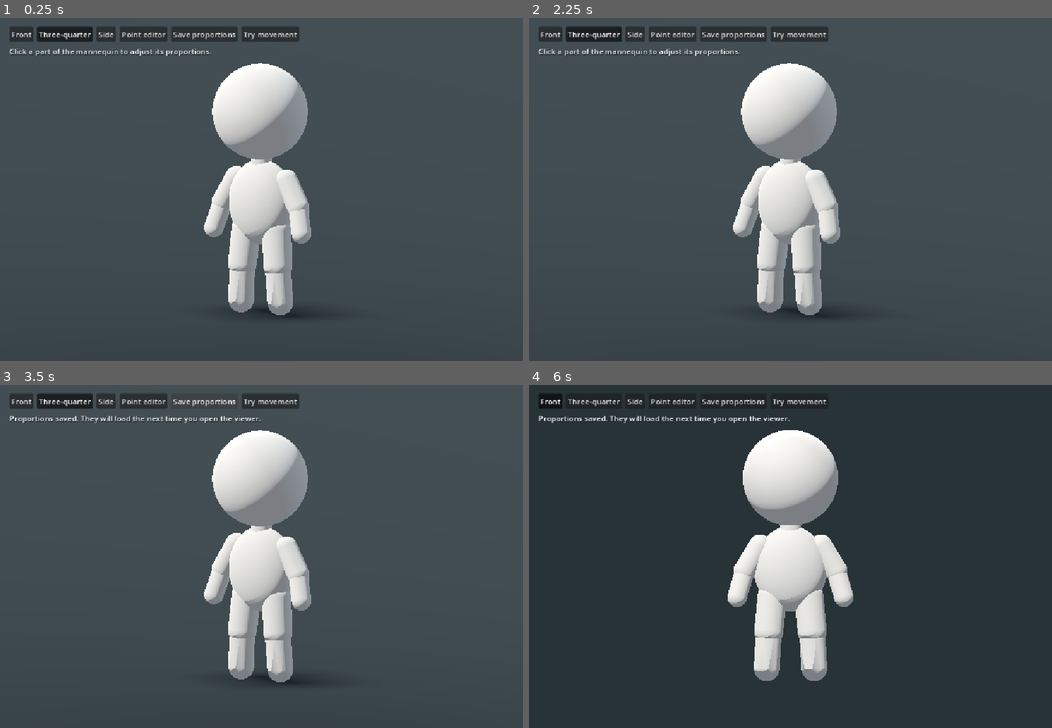
Above: before the commit, frames 1-4 (two rows, left to right).
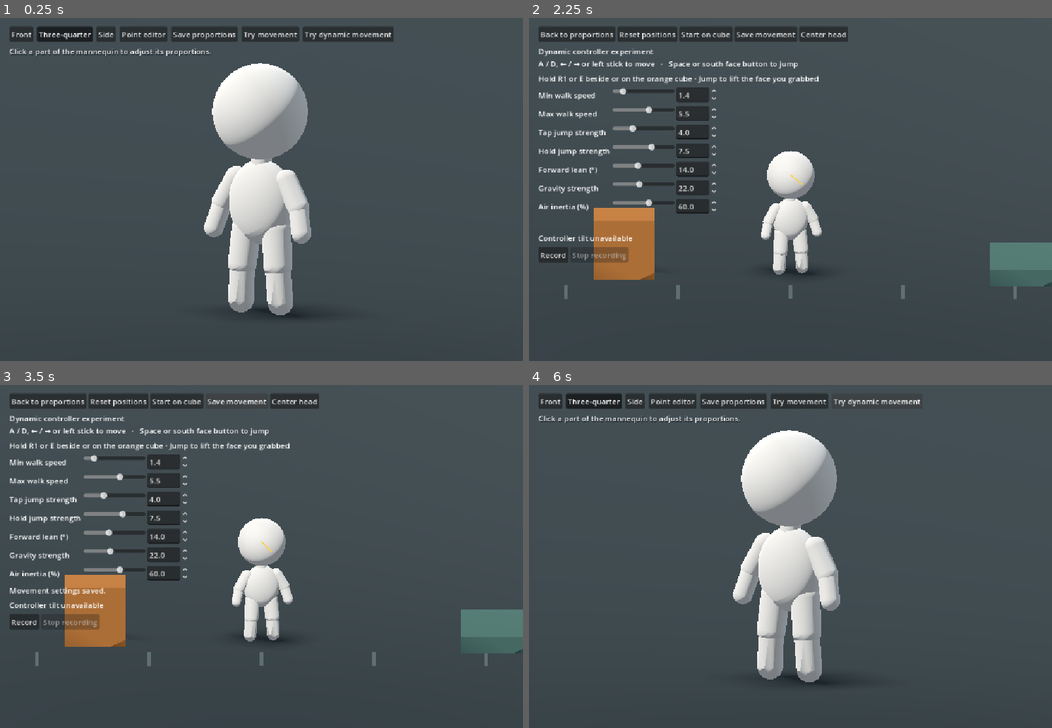
Above: after the commit, the same moments.

Repository: mdlvr1w/creation-game
Game: Godot game, scene res://game/mannequin_view.tscn
Same seed, same stepped clock (60 frames per second), same inputs: the game is played once before the commit and once after it.
Inputs (mouse positions are in pixels of both pictures, inside the frame that each line leads up to):
- Up to frame 1 (0.25 s): no input
- Up to frame 2 (2.25 s): click "Try movement" at 0.5 s; click "Back to proportions" at 1.25 s; click (879, 35) at 2 s, where only the run after the commit has a clickable "Try dynamic movement"
- Up to frame 3 (3.5 s): click (235, 402) at 2.75 s, where only the run after the commit has a clickable "Save movement"
- Up to frame 4 (6 s): click (555, 621) at 3.5 s, where only the run after the commit has a clickable "Record"; click (706, 402) at 4.25 s, where only the run after the commit has a clickable "Start on cube"; click (706, 402) at 5 s, where only the run after the commit has a clickable "Start on cube"; click (549, 402) at 5.75 s, where only the run before the commit has a clickable "Front"

The runs differ from the first frame. In frame 1, 0.7% of the frame differs, in the area x 57-76%, y 2-7%; in frame 2, 19%; in frame 3, 19%; in frame 4, 57%, in the area x 0-100%, y 0-87%.

Commit message:
Prototype a force-limited dynamic character controller

Diff:
--- /dev/null
+++ b/game/dynamic_mannequin_controller.gd
@@ -0,0 +1,257 @@
+extends RigidBody3D
+## The experimental body drives toward an intention with finite strength.
+## Contacts and the temporary two-body grip determine the resulting motion.
+
+const Motion := preload("res://game/figurine_motion.gd")
+const Settings := preload("res://game/movement_settings.gd")
+const GrabCube := preload("res://game/grabbable_cube.gd")
+
+const REACH := 0.85
+const GRIP_FREQUENCY := 13.0
+const GRIP_STRENGTH := 185.0
+
+@export var drive_strength := 145.0
+@export var drive_response := 0.12
+@export var braking_response := 0.09
+
+var motion := Motion.new()
+var settings := Settings.new()
+
+var direction := 0.0
+var jump_held := false
+var jump_requested := false
+var jump_was_held := false
+var can_cut_jump := false
+var floor_normal := Vector3.ZERO
+var support_velocity := Vector3.ZERO
+var support_body: PhysicsBody3D
+var support_position := Vector3.ZERO
+var support_relative_y := 0.0
+
+var held_cube: GrabCube
+var grip_anchor := Vector3.ZERO
+var player_anchor := Vector3.ZERO
+var grip_from_above := false
+var last_drive_speed := 0.0
+var last_grip_force := Vector3.ZERO
+var last_shared_support := false
+var last_drive_impulse := Vector3.ZERO
+var last_takeoff_impulse := Vector3.ZERO
+var last_simulated_input := Vector2.ZERO
+
+var velocity: Vector3:
+	get:
+		return linear_velocity
+
+
+func _ready() -> void:
+	mass = 6.0
+	lock_rotation = true
+	axis_lock_linear_z = true
+	can_sleep = false
+	continuous_cd = true
+	collision_mask = 3
+	max_contacts_reported = 12
+	linear_damp_mode = RigidBody3D.DAMP_MODE_REPLACE
+	linear_damp = 0.0
+
+	physics_material_override = PhysicsMaterial.new()
+	physics_material_override.friction = 0.12
+	var collider := CollisionShape3D.new()
+	var capsule := CapsuleShape3D.new()
+	capsule.radius = 0.35
+	capsule.height = 2.45
+	collider.shape = capsule
+	collider.position.y = capsule.height * 0.5
+	add_child(collider)
+	add_child(motion)
+
+
+func step(delta: float, move_intent: float, jump_down: bool, jump_pressed := false) -> void:
+	direction = move_intent
+	jump_requested = jump_requested or jump_pressed or (jump_down and not jump_was_held)
+	jump_was_held = jump_down
+	jump_held = jump_down
+	var world_gravity := float(ProjectSettings.get_setting("physics/3d/default_gravity"))
+	gravity_scale = settings.values.gravity / world_gravity
+	var visual_velocity := linear_velocity
+	if is_on_floor():
+		visual_velocity.x -= support_velocity.x
+	motion.animate(delta, visual_velocity, is_on_floor(), settings.values.max_speed, settings.values.lean_degrees, direction)
+
+
+func _integrate_forces(state: PhysicsDirectBodyState3D) -> void:
+	read_support(state)
+	last_simulated_input = Vector2(direction, float(jump_requested))
+	apply_drive(state)
+	last_takeoff_impulse = Vector3.ZERO
+	if jump_requested and support_body != null and support_relative_y < 0.8:
+		takeoff(state)
+		can_cut_jump = jump_held
+	elif can_cut_jump and not jump_held and state.linear_velocity.y > settings.values.min_jump:
+		var cut: float = settings.values.min_jump - state.linear_velocity.y
+		state.apply_central_impulse(Vector3.UP * cut * mass)
+		can_cut_jump = false
+	elif not jump_held or state.linear_velocity.y <= 0.0:
+		can_cut_jump = false
+	jump_requested = false
+
+	last_grip_force = Vector3.ZERO
+	last_shared_support = held_cube != null and held_cube == support_body
+	if held_cube != null:
+		apply_grip(state)
+
+
+func read_support(state: PhysicsDirectBodyState3D) -> void:
+	support_body = null
+	floor_normal = Vector3.ZERO
+	support_velocity = Vector3.ZERO
+	support_relative_y = 0.0
+	var best_normal := 0.70
+	for index in state.get_contact_count():
+		var normal := state.get_contact_local_normal(index)
+		if normal.y <= best_normal:
+			continue
+		var local_point := state.get_contact_local_position(index)
+		if local_point.y > state.transform.origin.y + 0.4:
+			continue
+		var collider := state.get_contact_collider_object(index) as PhysicsBody3D
+		if collider == null:
+			continue
+		best_normal = normal.y
+		support_body = collider
+		floor_normal = normal
+		support_position = state.get_contact_collider_position(index)
+		support_velocity = state.get_contact_collider_velocity_at_position(index)
+		support_relative_y = state.linear_velocity.y - support_velocity.y
+
+
+func apply_drive(state: PhysicsDirectBodyState3D) -> void:
+	var tuning := settings.values
+	last_drive_speed = signf(direction) * lerpf(tuning.min_speed, tuning.max_speed, absf(direction))
+	var drive_budget := drive_strength
+	var response := braking_response if is_zero_approx(direction) else drive_response
+	if support_body is RigidBody3D:
+		# Dynamic footing has less traction than solid ground and can give way.
+		drive_budget *= 0.40
+		response *= 1.6
+	elif not is_on_floor():
+		var drag_floor := 0.0 if is_zero_approx(direction) else 0.15
+		drive_budget *= lerpf(1.0, drag_floor, tuning.air_inertia / 100.0)
+
+	var difference := last_drive_speed - (state.linear_velocity.x - support_velocity.x)
+	var impulse := clampf(difference * mass * state.step / response, -drive_budget * state.step, drive_budget * state.step)
+	last_drive_impulse = Vector3(impulse, 0, 0)
+	state.apply_central_impulse(last_drive_impulse)
+	# Traction against a movable support exchanges momentum at the foot contact.
+	if support_body is RigidBody3D:
+		support_body.apply_impulse(-last_drive_impulse, support_position - support_body.global_position)
+
+
+func takeoff(state: PhysicsDirectBodyState3D) -> void:
+	var launch_speed: float = settings.values.max_jump if jump_held else settings.values.min_jump
+	var effective_mass := mass
+	if support_body is RigidBody3D and not support_body.freeze:
+		effective_mass = 1.0 / (state.inverse_mass + 1.0 / support_body.mass)
+	var impulse := Vector3.UP * (maxf(0.0, launch_speed - support_relative_y) * effective_mass)
+	last_takeoff_impulse = impulse
+	state.apply_central_impulse(impulse)
+	if support_body is RigidBody3D:
+		support_body.apply_impulse(-impulse, support_position - support_body.global_position)
+
+
+func apply_grip(state: PhysicsDirectBodyState3D) -> void:
+	var cube_offset := held_cube.global_basis * grip_anchor
+	var cube_point := held_cube.global_position + cube_offset
+	var cube_speed := held_cube.linear_velocity + held_cube.angular_velocity.cross(cube_offset)
+	var gap := state.transform.origin + player_anchor - cube_point
+	var drift := state.linear_velocity - cube_speed
+	# Equal and opposite impulses at a persistent surface point. Rotation stays free.
+	var reduced_mass := 1.0 / (state.inverse_mass + 1.0 / held_cube.mass)
+	var impulse := (gap * GRIP_FREQUENCY + drift) * reduced_mass * (1.0 - exp(-state.step * GRIP_FREQUENCY))
+	impulse.z = 0.0
+	impulse = impulse.limit_length(GRIP_STRENGTH * state.step)
+	held_cube.apply_impulse(impulse, cube_offset)
+	state.apply_central_impulse(-impulse)
+	last_grip_force = impulse / state.step
+
+
+func update_grip(cube: GrabCube, held: bool) -> void:
+	if not held:
+		held_cube = null
+		grip_from_above = false
+		motion.grip_cube = null
+		return
+	if held_cube != null:
+		return
+	var from_above := support_body == cube
+	var height := 0.16 if from_above else 1.22
+	var reach_origin := cube.to_local(global_position + Vector3.UP * height)
+	var best_distance := REACH
+	var best_normal := Vector3.ZERO
+	var best_point := Vector3.ZERO
+	var half := GrabCube.HALF_SIZE
+	for normal: Vector3 in [Vector3.LEFT, Vector3.RIGHT, Vector3.UP, Vector3.DOWN]:
+		if reach_origin.dot(normal) < half - 0.15:
+			continue
+		var tangent := Vector3(-normal.y, normal.x, 0)
+		var along := clampf(reach_origin.dot(tangent), -half + 0.13, half - 0.13)
+		var point := normal * half + tangent * along
+		var distance := reach_origin.distance_to(point)
+		if distance < best_distance:
+			best_distance = distance
+			best_point = point
+			best_normal = normal
+	if best_normal.is_zero_approx():
+		return
+
+	held_cube = cube
+	grip_anchor = best_point
+	player_anchor = cube.to_global(best_point) - global_position
+	grip_from_above = from_above
+	var side := signf(player_anchor.x)
+	if is_zero_approx(side):
+		side = motion.facing
+	motion.grip_cube = cube
+	motion.grip_anchor = best_point
+	motion.grip_normal = best_normal
+	motion.grip_side = side
+	motion.grip_start_yaw = motion.rotation.y
+	motion.grip_lateral = Vector3.BACK * -side
+	if from_above:
+		var lateral := cube.global_basis.inverse() * motion.global_basis.x
+		motion.grip_lateral = (lateral - best_normal * lateral.dot(best_normal)).normalized()
+
+
+func is_on_floor() -> bool:
+	return is_instance_valid(support_body)
+
+
+func get_floor_normal() -> Vector3:
+	return floor_normal
+
+
+func get_platform_velocity() -> Vector3:
+	return support_velocity
+
+
+func get_real_velocity() -> Vector3:
+	return linear_velocity
+
+
+func reset() -> void:
+	update_grip(null, false)
+	motion.reach_cube = null
+	motion.grip_blend = 0.0
+	motion.reach_lowering = 0.0
+	motion.reach_pitch = 0.0
+	support_body = null
+	support_velocity = Vector3.ZERO
+	floor_normal = Vector3.ZERO
+	direction = 0.0
+	jump_requested = false
+	can_cut_jump = false
+	position = Vector3(0, 0.02, 0)
+	linear_velocity = Vector3.ZERO
+	angular_velocity = Vector3.ZERO
+	reset_physics_interpolation()
--- a/game/mannequin_view.gd
+++ b/game/mannequin_view.gd
@@ -76,13 +76,14 @@
 	var play := Button.new()
 	play.text = "Try movement"
 	play.custom_minimum_size.y = 32
-	play.pressed.connect(func():
-		var tree := get_tree()
-		tree.set_meta("preview_proportions", figurine.encode_proportions())
-		if tree.change_scene_to_file("res://game/movement_preview.tscn") != OK:
-			tree.remove_meta("preview_proportions")
-	)
+	play.pressed.connect(open_movement.bind(false))
 	toolbar.add_child(play)
+
+	var dynamic := Button.new()
+	dynamic.text = "Try dynamic movement"
+	dynamic.custom_minimum_size.y = 32
+	dynamic.pressed.connect(open_movement.bind(true))
+	toolbar.add_child(dynamic)
 
 	status.position = Vector2(20, 58)
 	status.text = "Click a part of the mannequin to adjust its proportions."
@@ -91,6 +92,15 @@
 	interface.add_child(status)
 	interface.add_child(limb_controls)
 	limb_controls.factor_changed.connect(set_limb_factor)
+
+
+func open_movement(use_dynamic: bool) -> void:
+	var tree := get_tree()
+	tree.set_meta("preview_proportions", figurine.encode_proportions())
+	tree.set_meta("preview_dynamic", use_dynamic)
+	if tree.change_scene_to_file("res://game/movement_preview.tscn") != OK:
+		tree.remove_meta("preview_proportions")
+		tree.remove_meta("preview_dynamic")
 
 
 func _unhandled_input(event: InputEvent) -> void:
--- a/game/movement_preview.gd
+++ b/game/movement_preview.gd
@@ -4,6 +4,7 @@
 const Mannequin := preload("res://game/mannequin.gd")
 const GrabCube := preload("res://game/grabbable_cube.gd")
 const HeadLook := preload("res://game/controller_head_look.gd")
+const DynamicController := preload("res://game/dynamic_mannequin_controller.gd")
 const Controller := preload("res://game/mannequin_controller.gd")
 const Settings := preload("res://game/movement_settings.gd")
 const TUNING_LABELS := {
@@ -21,7 +22,10 @@
 }
 const Stage := preload("res://game/mannequin_stage.gd")
 
-var player := Controller.new()
+const DYNAMIC_SETTINGS_FILE := "user://mannequin-movement-dynamic.json"
+
+var use_dynamic_controller := false
+var player
 var cube := GrabCube.new()
 var camera := Camera3D.new()
 var proportions := ""
@@ -38,6 +42,11 @@
 
 
 func _ready() -> void:
+	var tree := get_tree()
+	if tree.has_meta("preview_dynamic"):
+		use_dynamic_controller = tree.get_meta("preview_dynamic")
+		tree.remove_meta("preview_dynamic")
+	player = DynamicController.new() if use_dynamic_controller else Controller.new()
 	add_child(Stage.new())
 	add_platform(Vector3(0, -0.5, 0), Vector3(180, 1, 16), Color("#404b51"), false)
 	add_platform(Vector3(-9.5, 0.14, 0), Vector3(2.25, 0.28, 2.6), Color("#587e79"), true)
@@ -53,12 +62,12 @@
 	add_child(head_look)
 	add_child(recorder)
 	player.reset()
-	if FileAccess.file_exists(Settings.LOCAL_FILE) and not player.settings.load_from():
+	var tuning_file := DYNAMIC_SETTINGS_FILE if use_dynamic_controller and FileAccess.file_exists(DYNAMIC_SETTINGS_FILE) else Settings.LOCAL_FILE
+	if FileAccess.file_exists(tuning_file) and not player.settings.load_from(tuning_file):
 		tuning_status.text = "Could not load saved movement settings."
 	var visual := Mannequin.new()
 	# Bind after the visual is ready so the pose uses the current proportions.
 	player.motion.add_child(visual)
-	var tree := get_tree()
 	proportions = tree.get_meta("preview_proportions", FileAccess.get_file_as_string(Mannequin.WORKING_PROPORTIONS))
 	if tree.has_meta("preview_proportions"):
 		tree.remove_meta("preview_proportions")
@@ -166,7 +175,7 @@
 
 func update_camera() -> void:
 	# Follow the same rendered position as the mannequin to keep it steady in the frame.
-	var focus_x := player.get_global_transform_interpolated().origin.x
+	var focus_x: float = player.get_global_transform_interpolated().origin.x
 	camera.position = Vector3(focus_x, 4.2, 10.0)
 	camera.look_at(Vector3(focus_x, 1.9, 0))
 
@@ -220,6 +229,8 @@
 	add_button(buttons, "Center head", head_look.recenter)
 	var hint := Label.new()
 	hint.text = "A / D, ← / → or left stick to move   ·   Space or south face button to jump"
+	if use_dynamic_controller:
+		hint.text = "Dynamic controller experiment\n" + hint.text
 	panel.add_child(hint)
 	var grab_hint := Label.new()
 	grab_hint.text = "Hold R1 or E beside or on the orange cube · Jump to lift the face you grabbed"
@@ -245,6 +256,8 @@
 		"schema": 1,
 		"build": build_revision,
 		"engine": Engine.get_version_info().string,
+		"physics_backend_setting": ProjectSettings.get_setting("physics/3d/physics_engine"),
+		"controller": "dynamic" if use_dynamic_controller else "reference",
 		"physics_hz": Engine.physics_ticks_per_second,
 		"movement": player.settings.values,
 		"proportions": JSON.parse_string(proportions),
@@ -259,8 +272,9 @@
 
 
 func record_physics(delta: float, direction: float, raw_stick: float, jump_held: bool, grab_held: bool) -> void:
-	var motion := player.motion
+	var motion: Node3D = player.motion
 	var head: MeshInstance3D = motion.model.head
+	var dynamic := player as DynamicController
 	recorder.log_event("physics", {
 		"dt": delta,
 		"input": {
@@ -274,6 +288,11 @@
 			"support_velocity": vector_values(player.get_platform_velocity()),
 			"body_yaw": motion.rotation.y, "head_forward": vector_values(head.global_basis.z.normalized()),
 			"reach_lowering": motion.reach_lowering, "reach_pitch": motion.reach_pitch,
+			"support_body": support_name(dynamic),
+			"drive_impulse": vector_values(dynamic.last_drive_impulse) if dynamic != null else null,
+			"takeoff_impulse": vector_values(dynamic.last_takeoff_impulse) if dynamic != null else null,
+			"simulated_move": dynamic.last_simulated_input.x if dynamic != null else null,
+			"simulated_jump_request": bool(dynamic.last_simulated_input.y) if dynamic != null else null,
 		},
 		"cube": {
 			"position": vector_values(cube.global_position), "velocity": vector_values(cube.linear_velocity),
@@ -286,6 +305,12 @@
 			"anchor_world": vector_values(cube.to_global(player.grip_anchor)) if player.held_cube != null else null,
 		},
 	})
+
+
+func support_name(dynamic: DynamicController) -> String:
+	if dynamic == null or dynamic.support_body == null:
+		return ""
+	return "cube" if dynamic.support_body == cube else "terrain"
 
 
 func vector_values(value: Vector3) -> Array[float]:
@@ -349,7 +374,8 @@
 
 
 func save_movement() -> void:
-	tuning_status.text = "Movement settings saved." if player.settings.save_to() else "Could not save movement settings."
+	var path := DYNAMIC_SETTINGS_FILE if use_dynamic_controller else Settings.LOCAL_FILE
+	tuning_status.text = "Movement settings saved." if player.settings.save_to(path) else "Could not save movement settings."
 
 
 func return_to_viewer() -> void:
--- /dev/null
+++ b/tests/dynamic_movement_test.gd
@@ -0,0 +1,140 @@
+extends SceneTree
+
+const Preview := preload("res://game/movement_preview.tscn")
+const Settings := preload("res://game/movement_settings.gd")
+const DT := 1.0 / 60.0
+
+var failures := 0
+var preview: Node3D
+
+
+func _initialize() -> void:
+	run.call_deferred()
+
+
+func run() -> void:
+	preview = Preview.instantiate()
+	preview.use_dynamic_controller = true
+	root.add_child(preview)
+	preview.set_physics_process(false)
+	var player = preview.player
+	var cube = preview.cube
+	player.settings = Settings.new()
+	await frames(20)
+	check(player.is_on_floor(), "dynamic body finds static ground")
+	await frames(35, 0.5)
+	check(player.position.x > 1.2 and player.velocity.x > 2.4, "partial stick moves the dynamic body")
+	check(player.last_drive_impulse.length() <= player.drive_strength * DT + 0.001, "drive respects its impulse budget")
+	await frames(16)
+	check(absf(player.velocity.x) < 0.3, "the released stick brakes on the ground")
+
+	var short_jump := await measure_jump(1)
+	var full_jump := await measure_jump(35)
+	check(full_jump > short_jump + 0.55 and full_jump > 1.15, "tap and hold keep distinct jumps")
+
+	preview.reset_sandbox()
+	cube.position = Vector3(-1.23, cube.HALF_SIZE + 0.02, 0)
+	await frames(20, 0.0, false, true)
+	check(player.held_cube == cube, "the reachable side can be grabbed")
+	var anchor: Vector3 = player.grip_anchor
+	var cube_height: float = cube.position.y
+	await frames(16, 0.0, true, true)
+	check(cube.position.y > cube_height + 0.18 and absf(cube.rotation.z) > 0.15, "a side jump lifts and tips the cube")
+	check(player.grip_anchor == anchor, "the grip stays at the same local surface point")
+	await frames(1)
+	check(player.held_cube == null, "releasing removes the relationship")
+
+	var light_progress := await push_for_distance(2.0)
+	var heavy_progress := await push_for_distance(14.0)
+	check(light_progress > heavy_progress + 0.12, "the same drive moves a lighter cube farther")
+
+	cube.mass = 3.0
+	preview.start_on_cube()
+	await frames(36, 0.0, false, true)
+	check(player.support_body == cube and player.grip_from_above, "top grab identifies the supporting cube")
+	var top_start: float = center_height()
+	var maximum := top_start
+	var takeoffs := 0
+	for attempt in 17:
+		for frame in 24:
+			await frames(1, 0.0, frame < 12, true)
+			maximum = maxf(maximum, center_height())
+			if player.last_takeoff_impulse.y > 0.0:
+				takeoffs += 1
+	check(takeoffs >= 10, "the repeated-jump regression actually attempts takeoffs from the cube")
+	check(maximum < top_start + 0.5 and center_height() < top_start + 0.15,
+		"repeated top-grab jumps do not ratchet the pair upward")
+
+	preview.start_on_cube()
+	await frames(36, 0.0, false, true)
+	var start_x: float = player.position.x
+	for frame in 18:
+		cube.apply_central_force(Vector3.LEFT * 105.0)
+		await frames(1, 0.0, false, true)
+	check(player.position.x < start_x - 0.12, "a moving cube can still carry the figurine")
+	await check_off_center_ride()
+
+	if failures == 0:
+		print("Dynamic movement checks passed.")
+	quit(int(failures > 0))
+
+
+func check_off_center_ride() -> void:
+	preview.reset_sandbox()
+	var player = preview.player
+	var cube = preview.cube
+	cube.position = Vector3(-22, cube.HALF_SIZE + 0.02, 0)
+	player.position = Vector3(-21.65, cube.HALF_SIZE * 2.0 + 0.08, 0)
+	await frames(16)
+	await frames(36, 0.0, false, true)
+	check(player.grip_from_above, "off-center stance can grab the top")
+	check(absf(cube.linear_velocity.x) < 0.8, "neutral stance does not drive the cube")
+	check(is_zero_approx(player.last_drive_speed), "the neutral stick requests no drive speed")
+	var peak_speed := 0.0
+	for frame in 120:
+		await frames(1, -0.20, false, true)
+		peak_speed = maxf(peak_speed, absf(cube.linear_velocity.x))
+	check(peak_speed < 7.0, "a small stick tilt does not produce runaway lateral motion")
+	await frames(60, 0.0, false, true)
+	check(absf(cube.linear_velocity.x) < 0.8, "the cube settles after steering stops")
+
+
+func frames(count: int, direction := 0.0, jump := false, grab := false) -> void:
+	for frame in count:
+		await physics_frame
+		preview.player.update_grip(preview.cube, grab)
+		preview.player.step(DT, direction, jump)
+
+
+func measure_jump(hold_frames: int) -> float:
+	preview.reset_sandbox()
+	await frames(20)
+	var apex := 0.0
+	for frame in 65:
+		await frames(1, 0.0, frame < hold_frames)
+		apex = maxf(apex, preview.player.position.y)
+	return apex
+
+
+func push_for_distance(cube_mass: float) -> float:
+	preview.reset_sandbox()
+	preview.cube.mass = cube_mass
+	preview.cube.position.x = -1.23
+	await frames(20, 0.0, false, true)
+	check(preview.player.held_cube == preview.cube, "each mass comparison starts with a grip")
+	var initial_x: float = preview.cube.position.x
+	await frames(50, -1.0, false, true)
+	check(is_equal_approx(preview.player.last_drive_speed, -5.5), "grabbing preserves movement intent")
+	return initial_x - preview.cube.position.x
+
+
+func center_height() -> float:
+	var player = preview.player
+	var cube = preview.cube
+	return (player.position.y * player.mass + cube.position.y * cube.mass) / (player.mass + cube.mass)
+
+
+func check(condition: bool, description: String) -> void:
+	if not condition:
+		failures += 1
+		push_error(description)
Not shown, added: game/dynamic_mannequin_controller.gd.uid
Not shown, added: tests/dynamic_movement_test.gd.uid
Not shown, changed: DESIGN-JOURNAL.md
Not shown, changed: scripts/build.sh
